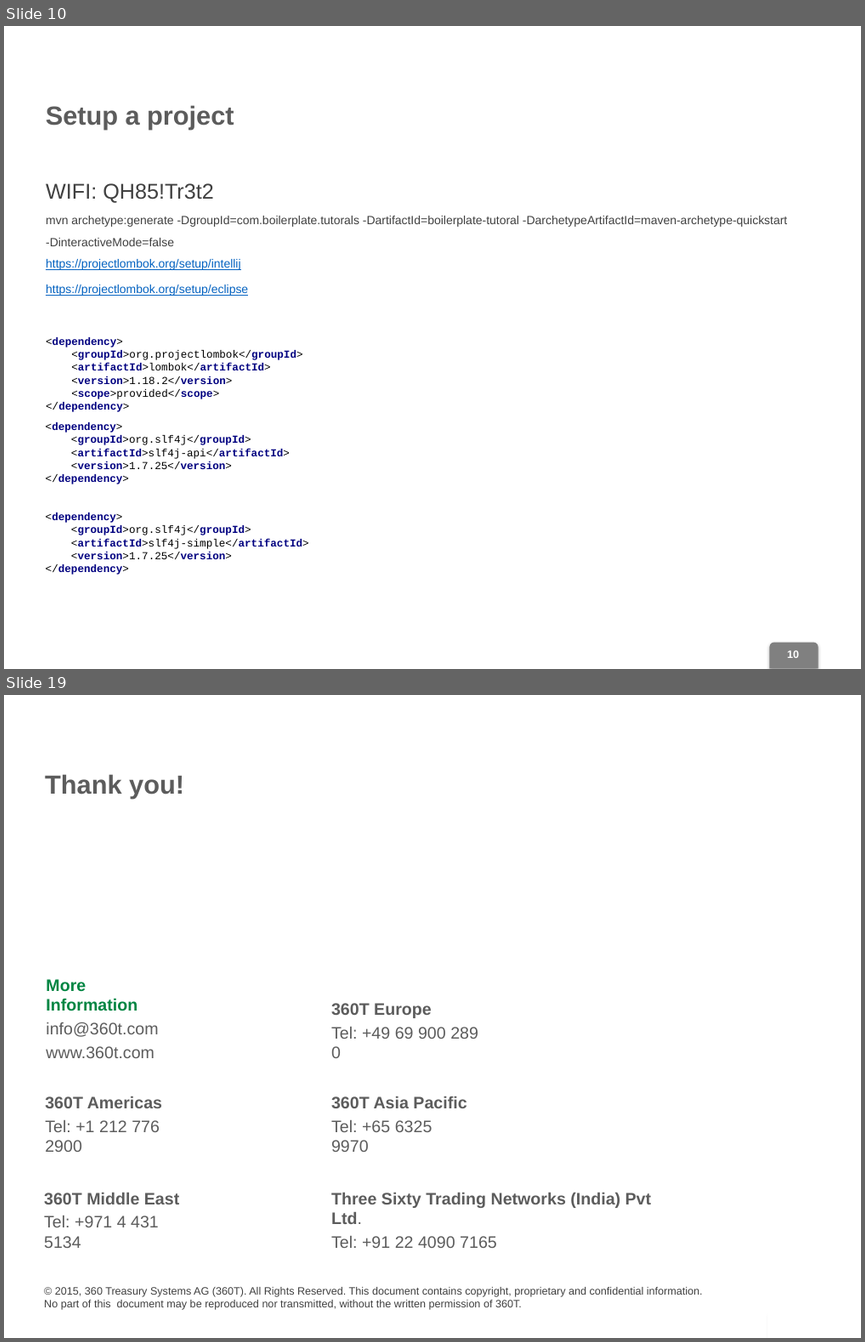
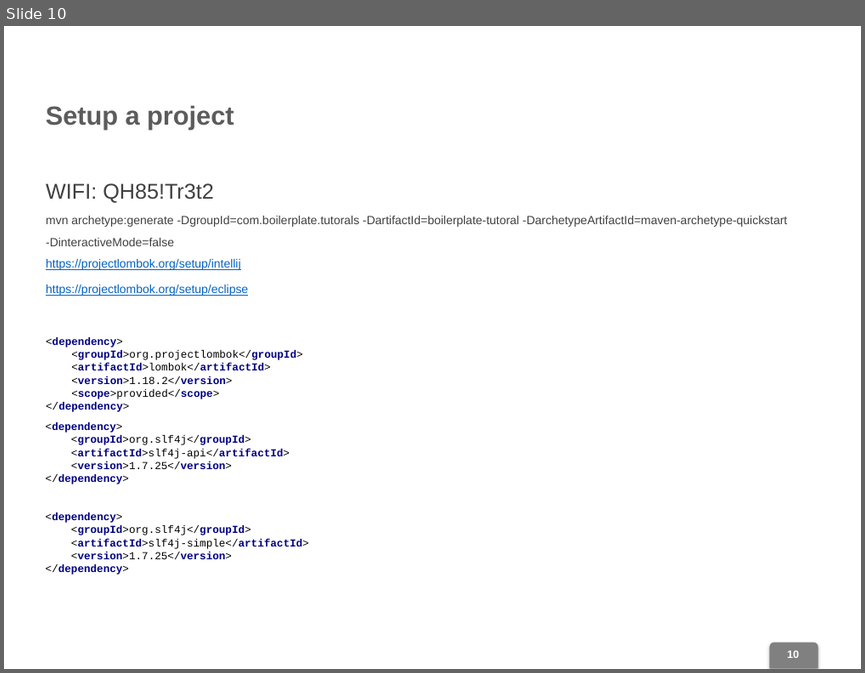
Before and after one commit to dimpon/fight-boilerplatecode-tutorial, a slide deck: Boilerplate.pptx. Shown one above the other, each under a label of ours: slides 10 and 19 before the commit, slide 10 after it; the slides between them are not shown. The pictures are 865x1342 and 865x673 pixels, drawn with LibreOffice and Linux fonts; fonts in the diff are those of the drawing; background and template pictures are left out. Boxes give left, top, right and bottom in pixels: in the first picture for what was removed or moved away, otherwise in the second. Text is boxed around its words. In the diff, an @@ line names an element or a change of style, - is before the commit and + after.

```diff
--- a/Boilerplate.pptx
+++ b/Boilerplate.pptx
@@ slide 19 removed at (x1=4, y1=695, x2=861, y2=1338), background #FFFFFF; not listed: 2 template elements that a slide beside it also shows @@
@@ text removed at (x1=45, y1=774, x2=184, y2=799) @@
-Thank you!
@@ text removed at (x1=46, y1=979, x2=158, y2=1058) @@
-More Information
-info@360t.com
-www.360t.com
@@ text removed at (x1=331, y1=1003, x2=478, y2=1058) @@
-360T Europe
-Tel: +49 69 900 289 0
@@ text removed at (x1=45, y1=1096, x2=162, y2=1151) @@
-360T Americas
-Tel: +1 212 776 2900
@@ text removed at (x1=331, y1=1096, x2=466, y2=1151) @@
-360T Asia Pacific
-Tel: +65 6325 9970
@@ text removed at (x1=44, y1=1192, x2=179, y2=1247) @@
-360T Middle East
-Tel: +971 4 431 5134
@@ text removed at (x1=331, y1=1192, x2=652, y2=1247) @@
-Three Sixty Trading Networks (India) Pvt Ltd.
-Tel: +91 22 4090 7165
@@ text removed at (x1=44, y1=1287, x2=703, y2=1310) @@
-© 2015, 360 Treasury Systems AG (360T). All Rights Reserved. This document contains copyright, proprietary and confidential information.
-No part of this document may be reproduced nor transmitted, without the written permission of 360T.
@@ rectangle removed at (x1=767, y1=1291, x2=824, y2=1338) @@
```
Also in this commit, not shown: 3 slides changed, 5 other slides removed, 9 other files.
